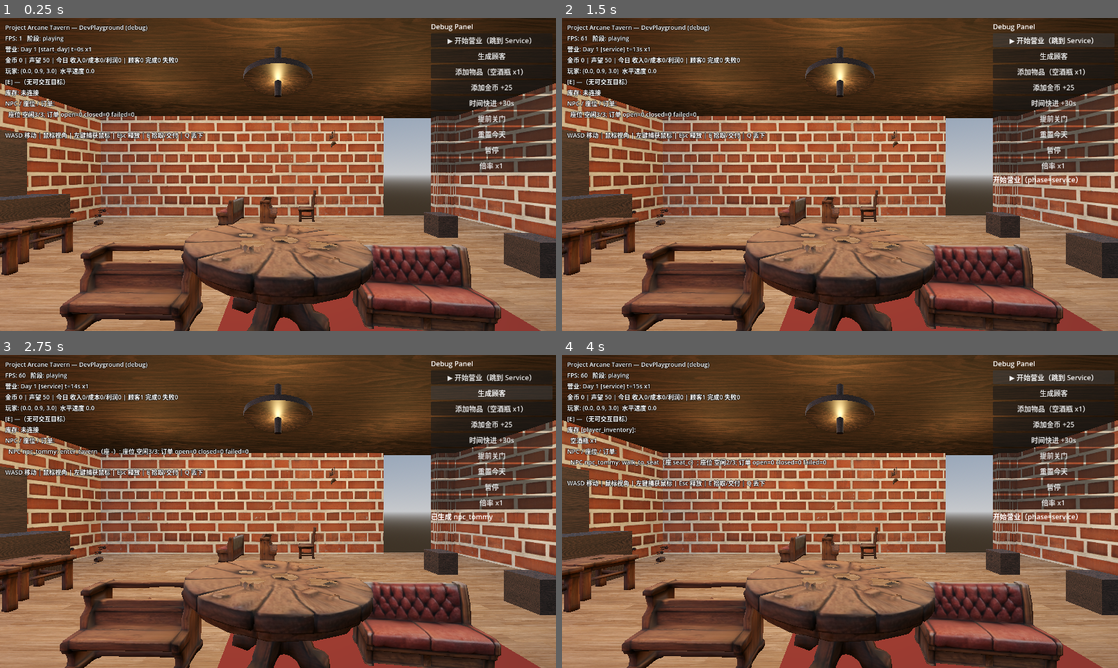
Above: before the commit, frames 1-4 (two rows, left to right).
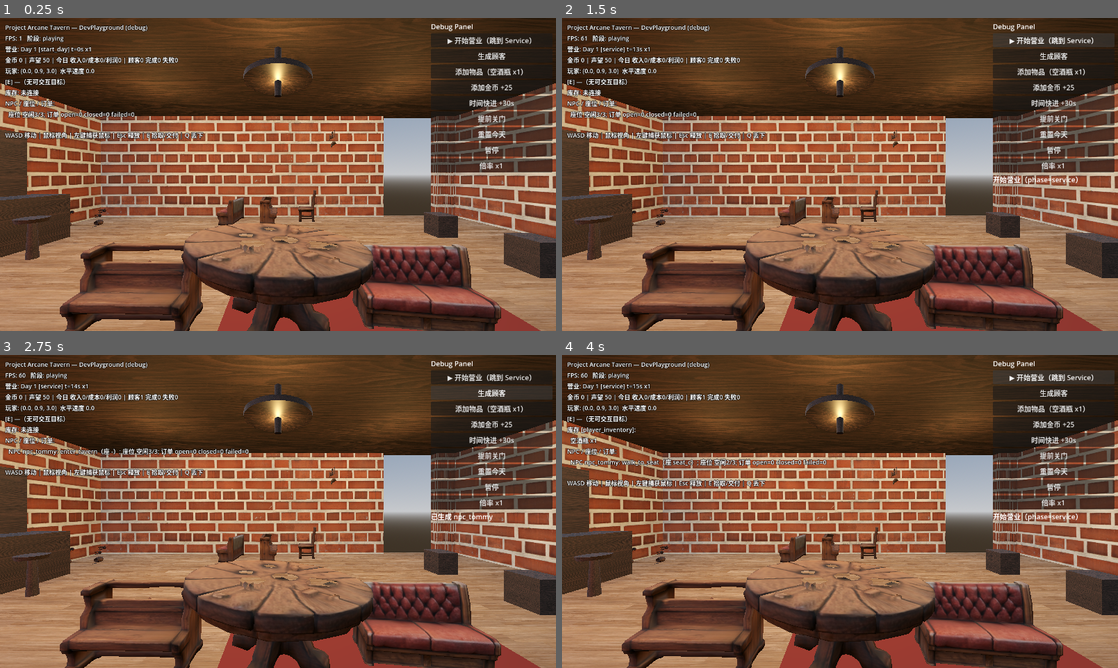
Above: after the commit, the same moments.

Repository: wangyuhao0831-max/-
Game: Godot game, scene res://game/scenes/tavern/tavern.tscn
The game is run twice, just before and just after one commit, with the same random seed, the same clock (stepped at 60 frames per second) and the same inputs.
Inputs:
- Up to frame 1 (0.25 s): no input
- Up to frame 2 (1.5 s): click "▶ 开始营业（跳到 Service）" at 0.5 s; click "▶ 开始营业（跳到 Service）" at 1.25 s
- Up to frame 3 (2.75 s): click "生成顾客" at 2 s
- Up to frame 4 (4 s): click "添加物品（空酒瓶 x1）" at 2.75 s; click "▶ 开始营业（跳到 Service）" at 3.5 s

The runs differ from the first frame. In frame 1, 1.1% of the frame differs, in the area x 0-14%, y 63-83%; in frame 2, 1.1%; in frame 3, 1.1%; in frame 4, 1.1%.

Commit message:
feat(tavern-bar): replace square bar stools with round stools (cylinder seat + pedestal) and soften the on-counter bottle silhouettes

Diff:
--- a/game/scenes/tavern/tavern.tscn
+++ b/game/scenes/tavern/tavern.tscn
@@ -152,13 +152,21 @@
 top_radius = 0.325
 bottom_radius = 0.325
 height = 0.09
+[sub_resource type="CylinderMesh" id="MeshRoundStoolSeat"]
+top_radius = 0.24
+bottom_radius = 0.22
+height = 0.07
+[sub_resource type="CylinderMesh" id="MeshRoundStoolPedestal"]
+top_radius = 0.06
+bottom_radius = 0.09
+height = 0.7
 [sub_resource type="BoxMesh" id="MeshCounterTop"]
 size = Vector3(1.1, 0.08, 5.0)
 
 [sub_resource type="CylinderMesh" id="MeshBottle"]
-top_radius = 0.06
-bottom_radius = 0.11
-height = 0.5
+top_radius = 0.08
+bottom_radius = 0.1
+height = 0.42
 [sub_resource type="CylinderMesh" id="MeshLampPole"]
 top_radius = 0.05
 bottom_radius = 0.05
@@ -354,23 +362,34 @@
 material_override = SubResource("MatStairs")
 
 [node name="BarStool1" type="MeshInstance3D" parent="."]
-transform = Transform3D(1, 0, 0, 0, 1, 0, 0, 0, 1, -4.7, 0, -0.9)
-scale = Vector3(4.5, 4.5, 4.5)
-mesh = ExtResource("m_p05")
-material_override = SubResource("MatFurniture")
+transform = Transform3D(1, 0, 0, 0, 1, 0, 0, 0, 1, -4.7, 0.35, -0.9)
+mesh = SubResource("MeshRoundStoolPedestal")
+material_override = SubResource("MatCounter")
+
+[node name="BarStool1Seat" type="MeshInstance3D" parent="."]
+transform = Transform3D(1, 0, 0, 0, 1, 0, 0, 0, 1, -4.7, 0.735, -0.9)
+mesh = SubResource("MeshRoundStoolSeat")
+material_override = SubResource("MatCounter")
 
 [node name="BarStool2" type="MeshInstance3D" parent="."]
-transform = Transform3D(1, 0, 0, 0, 1, 0, 0, 0, 1, -4.7, 0, 0.0)
-scale = Vector3(4.5, 4.5, 4.5)
-mesh = ExtResource("m_p05")
-material_override = SubResource("MatFurniture")
+transform = Transform3D(1, 0, 0, 0, 1, 0, 0, 0, 1, -4.7, 0.35, 0.0)
+mesh = SubResource("MeshRoundStoolPedestal")
+material_override = SubResource("MatCounter")
+
+[node name="BarStool2Seat" type="MeshInstance3D" parent="."]
+transform = Transform3D(1, 0, 0, 0, 1, 0, 0, 0, 1, -4.7, 0.735, 0.0)
+mesh = SubResource("MeshRoundStoolSeat")
+material_override = SubResource("MatCounter")
 
 [node name="BarStool3" type="MeshInstance3D" parent="."]
-transform = Transform3D(1, 0, 0, 0, 1, 0, 0, 0, 1, -4.7, 0, 0.9)
-scale = Vector3(4.5, 4.5, 4.5)
-mesh = ExtResource("m_p05")
-material_override = SubResource("MatFurniture")
-
+transform = Transform3D(1, 0, 0, 0, 1, 0, 0, 0, 1, -4.7, 0.35, 0.9)
+mesh = SubResource("MeshRoundStoolPedestal")
+material_override = SubResource("MatCounter")
+
+[node name="BarStool3Seat" type="MeshInstance3D" parent="."]
+transform = Transform3D(1, 0, 0, 0, 1, 0, 0, 0, 1, -4.7, 0.735, 0.9)
+mesh = SubResource("MeshRoundStoolSeat")
+material_override = SubResource("MatCounter")
 [node name="Table" type="MeshInstance3D" parent="."]
 transform = Transform3D(1, 0, 0, 0, 1, 0, 0, 0, 1, 0, 0, 0.8)
 scale = Vector3(6, 6, 6)
